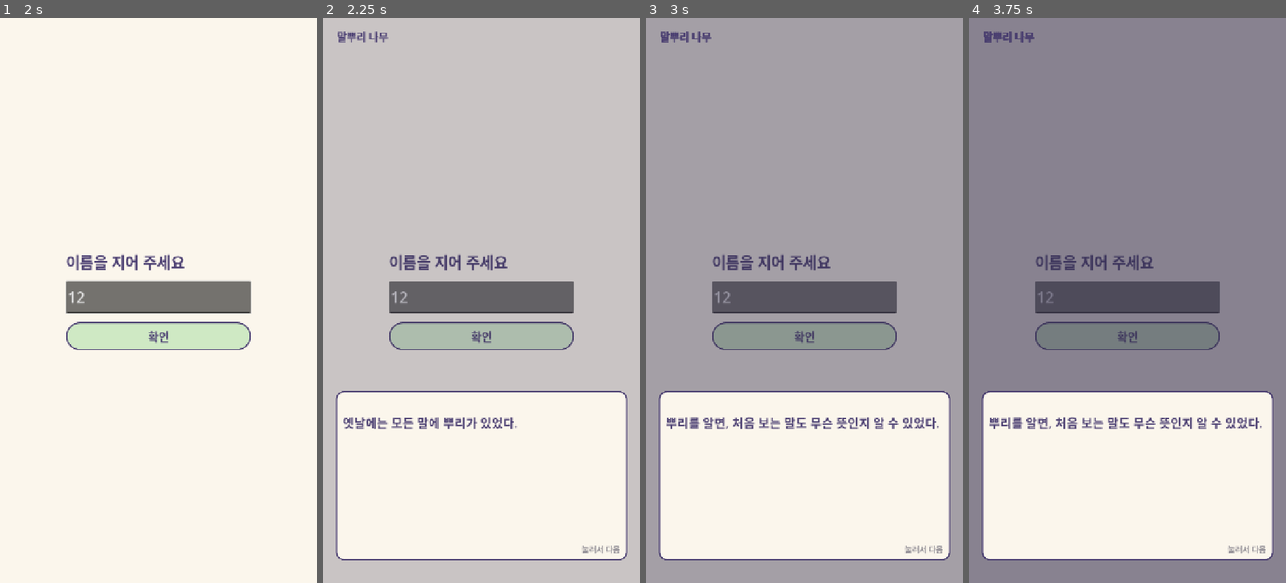
Above: before the commit, frames 1-4 (left to right).
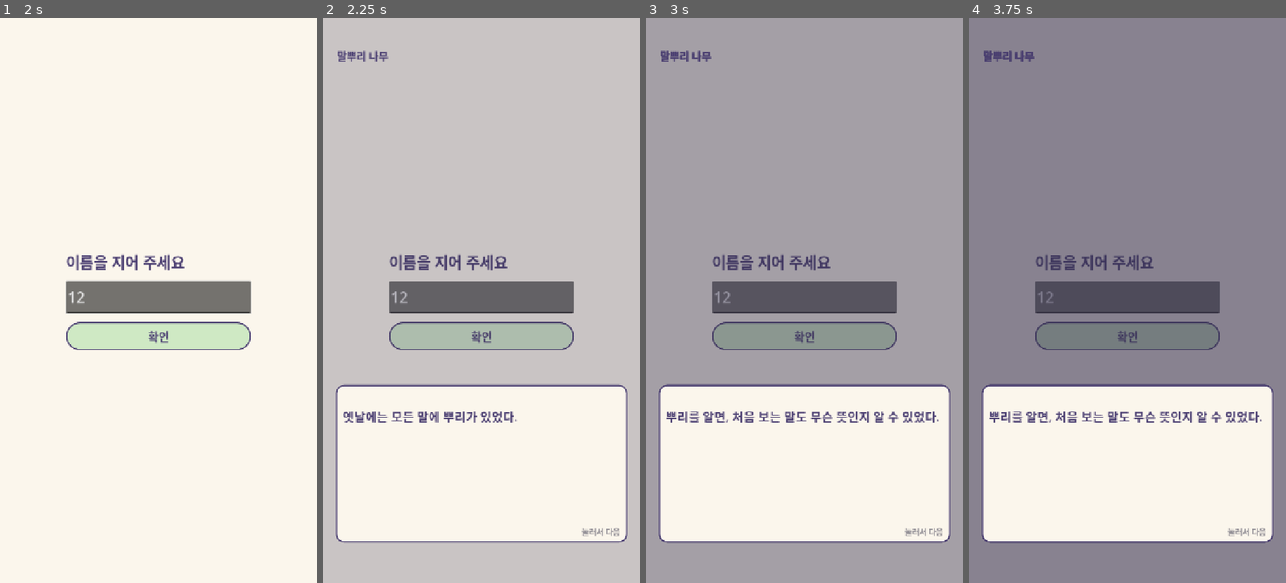
Above: after the commit, the same moments.

Repository: rosymaro/etymology-rpg
Game: Godot game, scene res://src/ui/main.tscn
Same seed, same stepped clock (60 frames per second), same inputs: the game is played once before the commit and once after it.
Inputs (mouse positions are in pixels of both pictures, inside the frame that each line leads up to):
- Up to frame 1 (2 s): click "스토리 모드 새로 시작" at 0.5 s; click (158, 294) at 1.27 s; type "12" at 1.35 s
- Up to frame 2 (2.25 s): click "확인" at 2 s
- Up to frame 3 (3 s): tap Enter at 2.75 s; drag from (804, 300) to (836, 176) at 2.77 s
- Up to frame 4 (3.75 s): tap Space at 3.5 s; drag from (1127, 300) to (1111, 413) at 3.52 s

Frame 1 is identical in both runs. In frame 2, 5.8% of the frame differs, in the area x 4-96%, y 2-96%; in frame 3, 6.3%; in frame 4, 6.3%.

Commit message:
화면 위아래 여백(안전 영역 + 44, 긴 폰은 가운데로), 필드 조이스틱 어디서나
Co-Authored-By: Claude Opus 5.5 <noreply@anthropic.com>
Claude-Session: https://claude.ai/code/session_01GF3JgC4g3zMtgpDYtqHh4q

Diff:
--- a/src/ui/dialogue_overlay.gd
+++ b/src/ui/dialogue_overlay.gd
@@ -30,6 +30,8 @@
 	dim.color = Color(0.2, 0.18, 0.3, 0.25)
 	dim.set_anchors_and_offsets_preset(Control.PRESET_FULL_RECT)
 	dim.mouse_filter = Control.MOUSE_FILTER_IGNORE
+	dim.offset_top = -UiKit.BG_BLEED  # 화면 위아래 여백까지
+	dim.offset_bottom = UiKit.BG_BLEED
 	add_child(dim)
 	_title = UiKit.label(TranslationServer.translate(scene.get("title", "")), 24)
 	_title.position = Vector2(32, 24)
--- a/src/ui/field_screen.gd
+++ b/src/ui/field_screen.gd
@@ -1,7 +1,7 @@
 class_name FieldScreen
 extends Screen
 ## 스테이지 1 필드(X·Y 탑다운): 왼쪽은 공방 마을, 오른쪽은 들판. 임시 도형으로 그린다(04-meta.md 6절).
-## 조작: 화면 왼쪽을 누르고 끌면 가상 조이스틱, 키보드 방향키도 된다. 가까이 가면 '살펴보기' 버튼이 뜬다.
+## 조작: 화면 어디든 누르고 끌면 가상 조이스틱, 키보드 방향키도 된다. 가까이 가면 '살펴보기' 버튼이 뜬다.
 
 const WORLD := Vector2(2600, 1500)
 const TOWN_W := 1000.0
@@ -192,7 +192,7 @@
 
 func _gui_input(ev: InputEvent) -> void:
 	if ev is InputEventMouseButton and ev.button_index == MOUSE_BUTTON_LEFT:
-		if ev.pressed and ev.position.x < size.x * 0.5:
+		if ev.pressed:  # 화면 어디를 눌러도(오른손으로도) 그 자리에 조이스틱
 			_stick_on = true
 			_stick_base = ev.position
 			_stick_vec = Vector2.ZERO
@@ -222,6 +222,8 @@
 
 func _draw() -> void:
 	var o := -_cam
+	# 화면 위아래 여백(Main)까지 땅색으로
+	draw_rect(Rect2(-20, -UiKit.BG_BLEED, size.x + 40, size.y + UiKit.BG_BLEED * 2), Color("e6dcc6"))
 	if not Art.draw(self, "map", "s01_world", o + WORLD / 2, WORLD):
 		draw_rect(Rect2(o, Vector2(TOWN_W, WORLD.y)), Color("f3ead8"))
 		draw_rect(Rect2(o + Vector2(TOWN_W, 0), Vector2(WORLD.x - TOWN_W, WORLD.y)), Color("d8eec9"))
--- a/src/ui/main.gd
+++ b/src/ui/main.gd
@@ -8,8 +8,17 @@
 var simulate_kill := false  ## 테스트: 안드로이드가 앱을 갑자기 닫은 것처럼(이어 하기를 지우지 않는다)
 
 
+## 화면 위아래 여백(세로 화면). 상태 표시줄·제스처 막대·둥근 모서리를 피하고, 아주 긴 폰에서는 가운데로 모은다.
+const PAD_TOP := 44.0
+const PAD_BOTTOM := 44.0
+const MAX_H := 1440.0  ## 이보다 길면 남는 만큼 위아래에 나눠 비운다
+
+
 func _ready() -> void:
 	set_anchors_and_offsets_preset(Control.PRESET_FULL_RECT)
+	RenderingServer.set_default_clear_color(UiKit.PAPER)  # 여백에 바탕이 없는 화면(필드)도 비어 보이지 않게
+	_fit_frame()
+	get_viewport().size_changed.connect(_fit_frame)
 	_overlay = Control.new()
 	_overlay.set_anchors_and_offsets_preset(Control.PRESET_FULL_RECT)
 	_overlay.mouse_filter = Control.MOUSE_FILTER_IGNORE
@@ -22,6 +31,23 @@
 	for a in OS.get_cmdline_user_args():
 		if a.begins_with("--capture="):
 			_start_capture(a.trim_prefix("--capture="))
+
+
+## 안전 영역(노치·상태 표시줄·제스처 막대)을 뺀 곳에 여백을 더 두고 그 안에 화면을 놓는다.
+## 화면의 바탕색(UiKit.fill_bg)은 여백까지 칠하므로 띠가 보이지 않는다.
+func _fit_frame() -> void:
+	var vh := get_viewport_rect().size.y
+	var top := PAD_TOP
+	var bottom := PAD_BOTTOM
+	var win := DisplayServer.window_get_size()
+	var safe := DisplayServer.get_display_safe_area()
+	if win.y > 0 and safe.size.y > 0 and safe.size.y < win.y:
+		var k := vh / float(win.y)  # 화면 픽셀 → 게임 좌표
+		top += maxf(0.0, safe.position.y) * k
+		bottom += maxf(0.0, win.y - safe.end.y) * k
+	var extra := maxf(0.0, vh - top - bottom - MAX_H)
+	offset_top = top + extra / 2.0
+	offset_bottom = -(bottom + extra / 2.0)
 
 
 ## 개발용 화면 캡처(tests/visual). APK에는 tests가 없어 이 인자를 줘도 아무 일도 없다.
--- a/src/ui/notice_overlay.gd
+++ b/src/ui/notice_overlay.gd
@@ -9,6 +9,8 @@
 	var dim := ColorRect.new()
 	dim.color = Color(0.2, 0.18, 0.3, 0.35)
 	dim.set_anchors_and_offsets_preset(Control.PRESET_FULL_RECT)
+	dim.offset_top = -UiKit.BG_BLEED  # 화면 위아래 여백까지
+	dim.offset_bottom = UiKit.BG_BLEED
 	add_child(dim)
 	var c := CenterContainer.new()
 	c.set_anchors_and_offsets_preset(Control.PRESET_FULL_RECT)
--- a/src/ui/ui_kit.gd
+++ b/src/ui/ui_kit.gd
@@ -12,6 +12,7 @@
 const GRAY := Color("c9c4cf")
 const GOOD := Color("6fbf73")
 const BAD := Color("e07a7a")
+const BG_BLEED := 800.0  ## 바탕색을 화면 밖 여백까지 넓히는 길이
 
 
 static func box(bg: Color, radius: int = 18, border: int = 3) -> StyleBoxFlat:
@@ -87,6 +88,8 @@
 	var r := ColorRect.new()
 	r.color = color
 	r.set_anchors_and_offsets_preset(Control.PRESET_FULL_RECT)
+	r.offset_top = -BG_BLEED  # 화면 위아래 여백(Main)까지 칠한다
+	r.offset_bottom = BG_BLEED
 	r.mouse_filter = Control.MOUSE_FILTER_IGNORE
 	parent.add_child(r)
 	return r
Not shown, changed: docs/design/04-meta.md
Not shown, changed: docs/design/05-minigames.md
